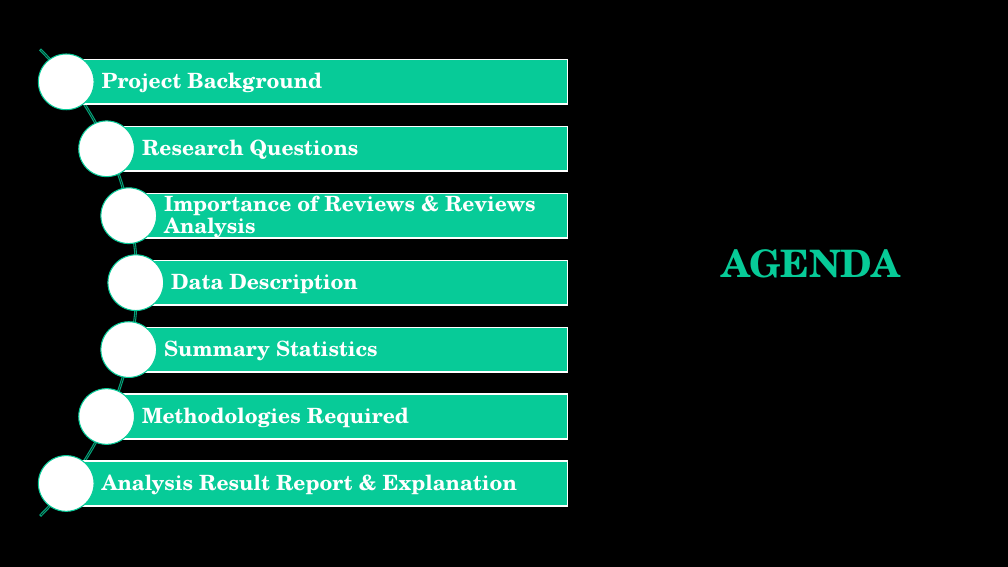
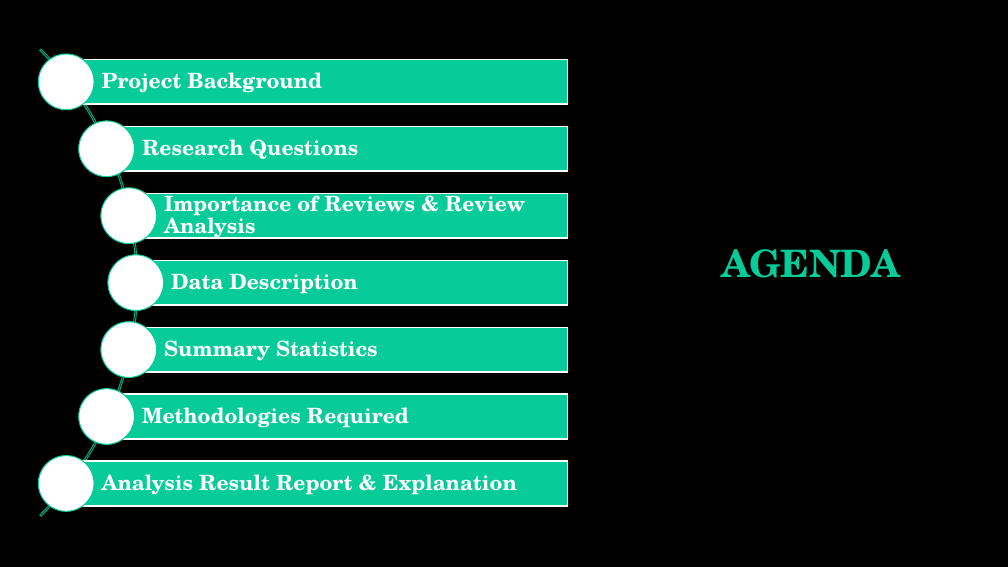
Before and after one commit to vibhutivadje/Text_Mining_Project, a slide deck: slide 2 of Text_Mining_Presentation.pptx. Drawn at 1008x567 pixels with LibreOffice and Linux fonts; fonts in the diff are those of the drawing; background and template pictures are left out. Boxes give left, top, right and bottom in pixels: in the first picture for what was removed or moved away, otherwise in the second. Text is boxed around its words. In the diff, an @@ line names an element or a change of style, - is before the commit and + after.

```diff
--- a/Text_Mining_Presentation.pptx
+++ b/Text_Mining_Presentation.pptx
@@ text at bbox=[164, 190, 525, 240]: text changed @@
-Importance of Reviews & Reviews Analysis
+Importance of Reviews & Review Analysis
```
Also in this commit, not shown: 8 other slides changed, 1 other file.
